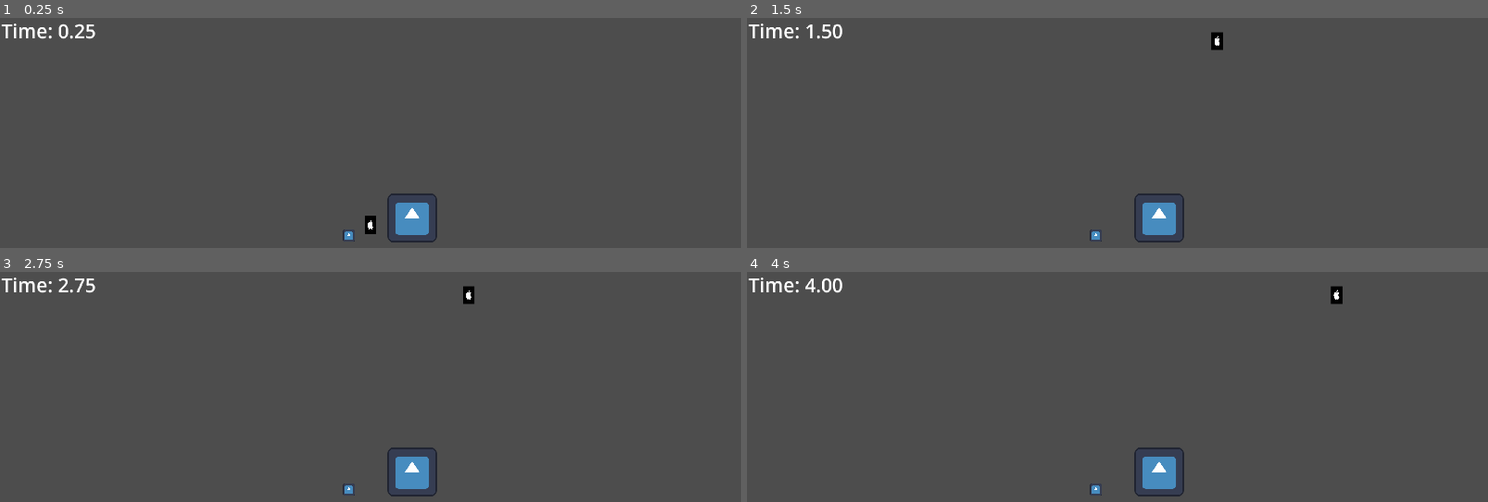
Above: before the commit, frames 1-4 (two rows, left to right).
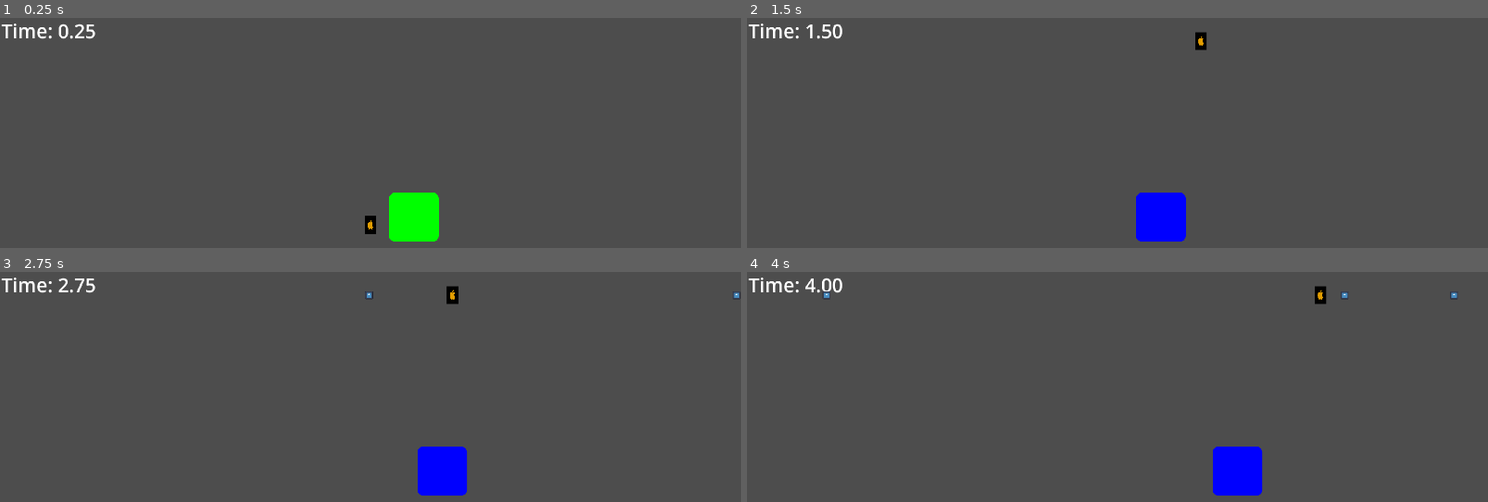
Above: after the commit, the same moments.

Repository: borginer/Bullet-Hell-Game
Game: Godot game, scene res://Scenes/game.tscn
The game is run twice, just before and just after one commit, with the same random seed, the same clock (stepped at 60 frames per second) and the same inputs. The engine's default icon, where the game draws it, is replaced by a stand-in: a white triangle on a blue panel in a dark square.
Inputs:
- Up to frame 1 (0.25 s): no input
- Up to frame 2 (1.5 s): tap Enter at 0.5 s; hold L (right) from 0.53 s (still down); tap F (shoot, bound only after the commit) at 0.6 s; tap I (jump) at 0.77 s; tap D (dash) at 1.35 s
- Up to frame 3 (2.75 s): tap I (jump) at 1.52 s; tap F (shoot, bound only after the commit) at 1.55, 2.1 s; release L (right) at 2.03 s; hold J (left) from 2.03 s (still down)
- Up to frame 4 (4 s): release J (left) at 2.78 s; hold L (right) from 2.78 s (still down); tap F (shoot, bound only after the commit) at 2.85, 3.8 s; tap I (jump) at 3.02, 3.77 s; hold D (dash) from 3.53 s (still down)

The runs differ from the first frame. In frame 1, 1.6% of the frame differs, in the area x 46-60%, y 75-98%; in frame 2, 1.8%; in frame 3, 2.3%; in frame 4, 2.6%, in the area x 10-96%, y 6-98%.
Error before the commit: Invalid operands 'float' and 'Vector2' in operator '-'. (res://Scripts/player.gd:95)
Error after the commit: Invalid operands 'float' and 'Vector2' in operator '-'. (res://Scripts/player.gd:101)

Commit message:
first combat
- added shooting
- added very basic "boss", that chases the player and indicates being hit

Signed-off-by: Borginer <ariel.itskovich.il@gmail.com>

Diff:
--- /dev/null
+++ b/Scenes/boss_1.tscn
@@ -0,0 +1,46 @@
+[gd_scene load_steps=5 format=3 uid="uid://dcf5fbis5yboo"]
+
+[ext_resource type="Texture2D" uid="uid://cnkf6gvwkigmr" path="res://Assets/icon.svg" id="1_t2ki8"]
+[ext_resource type="Script" path="res://Scripts/boss_1.gd" id="1_yujyl"]
+
+[sub_resource type="CapsuleShape2D" id="CapsuleShape2D_birb8"]
+radius = 64.0
+height = 128.0
+
+[sub_resource type="RectangleShape2D" id="RectangleShape2D_lrm05"]
+size = Vector2(129.5, 128.576)
+
+[node name="Boss1" type="CharacterBody2D"]
+modulate = Color(0, 0.980392, 0, 1)
+script = ExtResource("1_yujyl")
+SPEED = 100.0
+
+[node name="Area2D" type="Area2D" parent="."]
+collision_layer = 8
+collision_mask = 8
+
+[node name="CollisionShape2D" type="CollisionShape2D" parent="Area2D"]
+position = Vector2(2.08165e-12, 2.08165e-12)
+scale = Vector2(0.98, 1)
+shape = SubResource("CapsuleShape2D_birb8")
+
+[node name="Sprite2D" type="Sprite2D" parent="."]
+position = Vector2(0.5, 0)
+scale = Vector2(1.00781, 1)
+texture = ExtResource("1_t2ki8")
+
+[node name="hit_timer" type="Timer" parent="."]
+wait_time = 0.3
+
+[node name="CollisionShape2D2" type="CollisionShape2D" parent="."]
+position = Vector2(2.1684e-19, 0)
+scale = Vector2(0.73, 1)
+shape = SubResource("RectangleShape2D_lrm05")
+
+[node name="action_timer" type="Timer" parent="."]
+wait_time = 2.0
+autostart = true
+
+[connection signal="body_entered" from="Area2D" to="." method="_on_area_2d_body_entered"]
+[connection signal="timeout" from="hit_timer" to="." method="_on_hit_timer_timeout"]
+[connection signal="timeout" from="action_timer" to="." method="_on_action_timer_timeout"]
--- /dev/null
+++ b/Scenes/bullet.tscn
@@ -0,0 +1,22 @@
+[gd_scene load_steps=4 format=3 uid="uid://drqhx4hnunadj"]
+
+[ext_resource type="Texture2D" uid="uid://cnkf6gvwkigmr" path="res://Assets/icon.svg" id="1_0gujk"]
+[ext_resource type="Script" path="res://Scripts/bullet.gd" id="1_l655i"]
+
+[sub_resource type="RectangleShape2D" id="RectangleShape2D_m13pe"]
+size = Vector2(20.34, 20.34)
+
+[node name="Bullet" type="CharacterBody2D"]
+collision_layer = 8
+collision_mask = 8
+script = ExtResource("1_l655i")
+
+[node name="Sprite2D" type="Sprite2D" parent="."]
+scale = Vector2(0.16, 0.16)
+texture = ExtResource("1_0gujk")
+
+[node name="CollisionShape2D" type="CollisionShape2D" parent="."]
+shape = SubResource("RectangleShape2D_m13pe")
+disabled = true
+
+[connection signal="ready" from="." to="." method="_on_ready"]
--- a/Scenes/game.tscn
+++ b/Scenes/game.tscn
@@ -1,7 +1,7 @@
 [gd_scene load_steps=5 format=3 uid="uid://nqho2habb5tb"]
 
 [ext_resource type="PackedScene" uid="uid://bx2pa0dquq7ji" path="res://Scenes/player.tscn" id="1_7f0ls"]
-[ext_resource type="Texture2D" uid="uid://cnkf6gvwkigmr" path="res://Assets/icon.svg" id="2_y6p25"]
+[ext_resource type="PackedScene" uid="uid://dcf5fbis5yboo" path="res://Scenes/boss_1.tscn" id="3_a8rjt"]
 [ext_resource type="Script" path="res://Scripts/GameManager.gd" id="3_rxh11"]
 
 [sub_resource type="WorldBoundaryShape2D" id="WorldBoundaryShape2D_ovna1"]
@@ -26,16 +26,10 @@
 [node name="CollisionShape2D" type="CollisionShape2D" parent="StaticBody2D"]
 shape = SubResource("WorldBoundaryShape2D_ovna1")
 
-[node name="Sprite2D" type="Sprite2D" parent="."]
-position = Vector2(-56, 28)
-scale = Vector2(0.234375, 0.25)
-texture = ExtResource("2_y6p25")
-
 [node name="GameManager" type="Node" parent="."]
 script = ExtResource("3_rxh11")
 
-[node name="Sprite2D2" type="Sprite2D" parent="."]
-position = Vector2(108, -18)
-texture = ExtResource("2_y6p25")
+[node name="Boss1" parent="." instance=ExtResource("3_a8rjt")]
+position = Vector2(112, -20)
 
 [connection signal="child_order_changed" from="StaticBody2D/CollisionShape2D" to="Player" method="_on_collision_shape_2d_child_order_changed"]
--- a/Scenes/player.tscn
+++ b/Scenes/player.tscn
@@ -7,6 +7,7 @@
 size = Vector2(30, 46)
 
 [node name="Player" type="CharacterBody2D"]
+modulate = Color(0.88629, 0.616378, 3.68363e-07, 1)
 script = ExtResource("1_o5243")
 jump_height = 135.0
 jump_time_to_peak = 0.33
--- a/Scripts/GameManager.gd
+++ b/Scripts/GameManager.gd
@@ -1,7 +1,12 @@
 extends Node
 
 var time = 0
-@onready var label = $"../Label"
+@onready var label = $"/root/Game/Label"
+@onready var player = $"/root/Game/Player"
+@onready var boss1 = $"/root/Game/Boss1"
+
+func _ready():
+	boss1.set_player_node(player)
 
 func _process(delta):
 	time += delta
--- /dev/null
+++ b/Scripts/boss_1.gd
@@ -0,0 +1,36 @@
+extends CharacterBody2D
+
+@onready var boss_area = $Area2D
+@onready var hit_timer = $hit_timer
+@onready var player : CharacterBody2D
+
+@export var SPEED : float
+
+var walk : bool = false
+
+
+func _physics_process(delta):
+	var dir = sign(player.position.x - position.x)
+	if walk:
+		velocity.x = dir * SPEED
+	else:
+		velocity.x = 0
+	move_and_slide()
+
+func _ready():
+	modulate = Color(0, 200, 0, 1)
+
+func _on_hit_timer_timeout():
+	modulate = Color(0, 0, 200, 1)
+
+func _on_area_2d_body_entered(body):
+	modulate = Color(200, 0, 0, 1)
+	body.free_bullet()
+	hit_timer.start()
+
+func set_player_node(player_node):
+	player = player_node
+
+
+func _on_action_timer_timeout():
+	walk = randi() % 5 > 0
--- /dev/null
+++ b/Scripts/bullet.gd
@@ -0,0 +1,22 @@
+extends CharacterBody2D
+
+@export var SPEED = 600
+@onready var bullet_collision_shape = $CollisionShape2D
+
+var dir : float
+var spawn_position : Vector2
+#var spawn_rotation : float
+
+func _on_ready():
+	global_position = spawn_position
+
+func _physics_process(delta):
+	bullet_collision_shape.disabled = false
+	velocity = Vector2(SPEED * dir, 0)
+	move_and_slide()
+
+func free_bullet():
+	queue_free()
+
+func enable():
+	print("enable")
--- a/Scripts/player.gd
+++ b/Scripts/player.gd
@@ -3,7 +3,10 @@
 @export var SPEED = 250.0
 @export var DASH_SPEED = 480.0
 
+@onready var player_collision_shape = $CollisionShape2D
 @onready var dash_cd_timer = $DashCD
+@onready var game = get_tree().get_root().get_node("Game")
+@onready var bullet = load("res://Scenes/bullet.tscn")
 
 @export var jump_height : float
 @export var jump_time_to_peak : float
@@ -17,7 +20,7 @@
 var dash_count = 0
 var dash_on_cd = false
 var dash_frames = 15
-# -1, 0, 1
+# -1, 1
 var facing = 1
 var dashing = false
 var jumping = false
@@ -33,6 +36,9 @@
 		jumping = true
 	else:
 		jumping = false
+
+	if Input.is_action_just_pressed("shoot"):
+		shoot()
 
 	if Input.is_action_pressed("dash"):
 		dash()
@@ -93,3 +99,11 @@
 
 func add_gravity(delta):
 	velocity.y -= get_gravity() * delta
+
+func shoot():
+	var player_x_size = player_collision_shape.shape.extents.x
+	var new_bullet = bullet.instantiate()
+	new_bullet.spawn_position = global_position + Vector2(player_x_size * rotation * 1.5 ,0)
+	new_bullet.dir = facing
+	game.add_child.call_deferred(new_bullet)
+	new_bullet.enable()
--- a/project.godot
+++ b/project.godot
@@ -45,6 +45,11 @@
 "events": [Object(InputEventKey,"resource_local_to_scene":false,"resource_name":"","device":-1,"window_id":0,"alt_pressed":false,"shift_pressed":false,"ctrl_pressed":false,"meta_pressed":false,"pressed":false,"keycode":0,"physical_keycode":68,"key_label":0,"unicode":100,"echo":false,"script":null)
 ]
 }
+shoot={
+"deadzone": 0.5,
+"events": [Object(InputEventKey,"resource_local_to_scene":false,"resource_name":"","device":-1,"window_id":0,"alt_pressed":false,"shift_pressed":false,"ctrl_pressed":false,"meta_pressed":false,"pressed":false,"keycode":0,"physical_keycode":70,"key_label":0,"unicode":102,"echo":false,"script":null)
+]
+}
 
 [layer_names]
 
